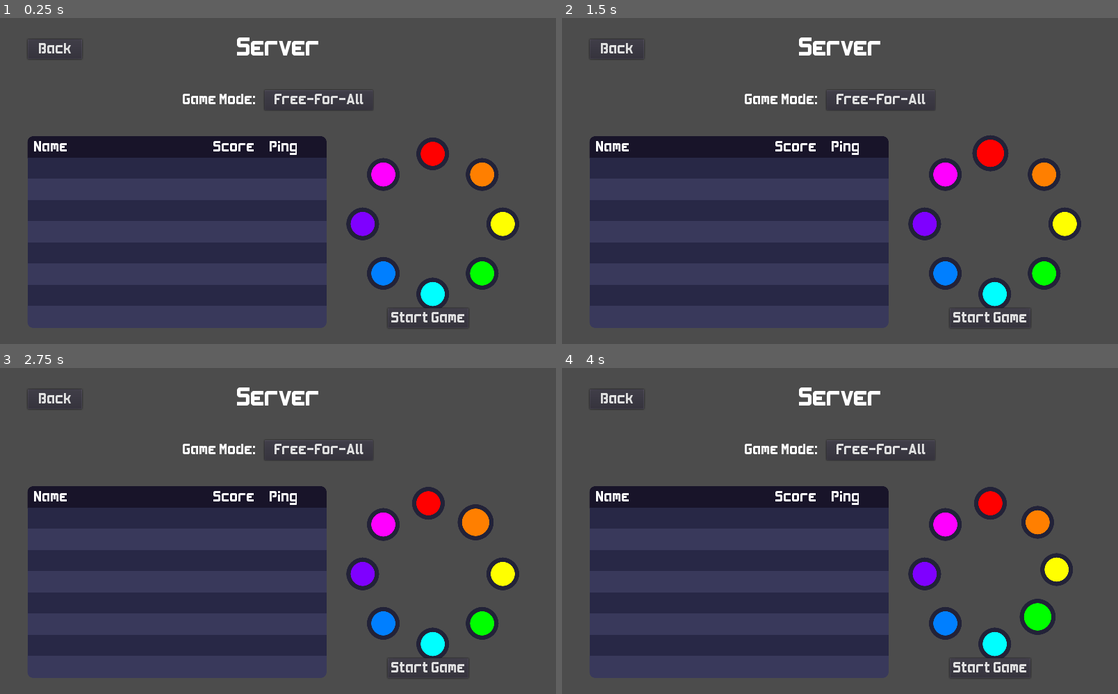
Above: before the commit, frames 1-4 (two rows, left to right).
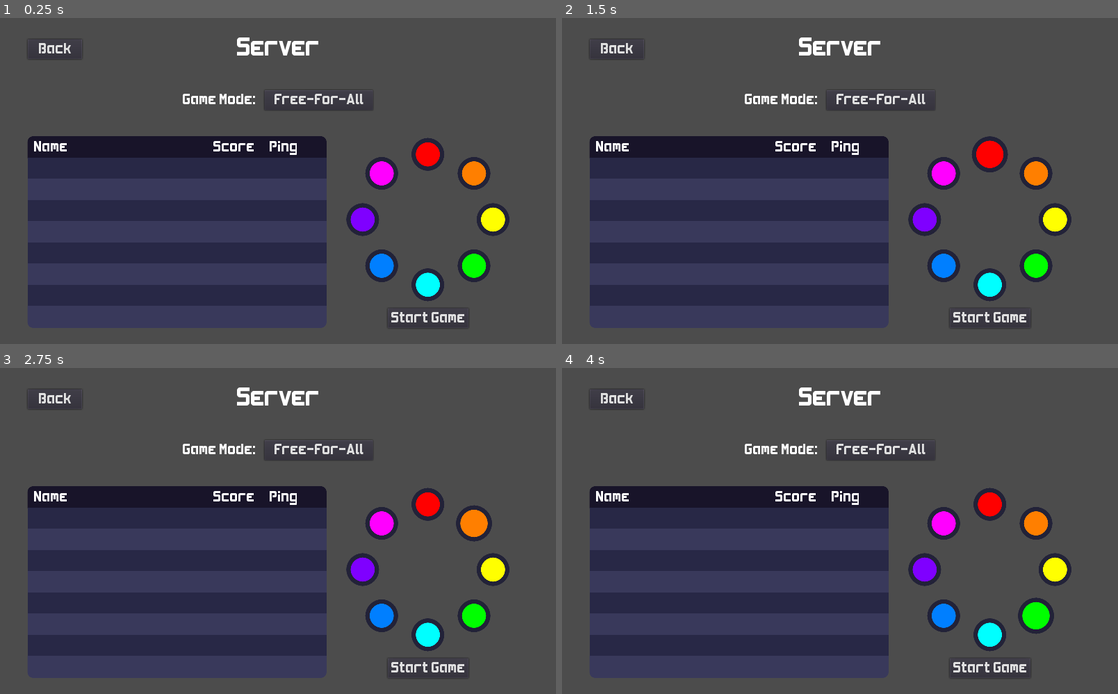
Above: after the commit, the same moments.

Repository: kdreese/godot-3D-shooter-project
Game: Godot game, scene res://src/states/Lobby.tscn
Two runs of this game, one before a commit and one after it. Both use one fixed random seed, a clock stepped at 60 frames per second and the inputs below. This scene is started directly instead of the project's main scene.
Inputs (mouse positions are in pixels of both pictures, inside the frame that each line leads up to):
- Up to frame 1 (0.25 s): no input
- Up to frame 2 (1.5 s): click (995, 154) at 0.52 s; click (990, 154) at 1.27 s
- Up to frame 3 (2.75 s): click (483, 524) at 2.02 s
- Up to frame 4 (4 s): click (1062, 573) at 2.77 s; click (1045, 622) at 3.52 s

The runs differ from the first frame. In frame 1, 3.1% of the frame differs, in the area x 62-94%, y 36-89%; in frame 2, 2.9%; in frame 3, 2.6%; in frame 4, 1.8%.

Commit message:
Refactor the color button circles to be more consistent

Diff:
--- a/project.godot
+++ b/project.godot
@@ -9,7 +9,7 @@
 config_version=4
 
 _global_script_classes=[ {
-"base": "Button",
+"base": "CenterContainer",
 "class": "ColorButton",
 "language": "GDScript",
 "path": "res://src/objects/ColorButton.gd"
--- a/src/objects/ColorButton.gd
+++ b/src/objects/ColorButton.gd
@@ -1,4 +1,4 @@
-extends Button
+extends CenterContainer
 class_name ColorButton
 
 
@@ -7,47 +7,41 @@
 const HOVER_SCALE: float = 1.1
 const PRESSED_SCALE: float = 1.05
 
+onready var button: Button = $"%Button"
+
+var color: Color
+
 
 # A default stylebox for color buttons.
 var stylebox: StyleBox = preload("res://resources/ui_themes/ColorButtonStylebox.tres")
-# The angle for this button from vertical.
-var angle: float = 0.0
 
 
 # Connect signals to set button size.
 func _ready() -> void:
-	connect("mouse_entered", self, "set_size_info", [HOVER_SCALE])
-	connect("mouse_exited", self, "set_size_info", [1.0])
+	button.connect("mouse_entered", self, "set_button_size", [HOVER_SCALE])
+	button.connect("mouse_exited", self, "set_button_size", [1.0])
+
+	var new_stylebox := stylebox.duplicate()
+	new_stylebox.bg_color = color
+	button.add_stylebox_override("normal", new_stylebox)
+	button.add_stylebox_override("focus", new_stylebox)
+	button.add_stylebox_override("pressed", new_stylebox)
+	button.add_stylebox_override("hover", new_stylebox)
+	var disabled_stylebox := stylebox.duplicate()
+	disabled_stylebox.bg_color = color.darkened(0.666) # 😈
+	button.add_stylebox_override("disabled", disabled_stylebox)
+	set_button_size(1.0)
 
 
-# Set the initial color of the button.
+# Sets the color of this button. Make sure this function is called BEFORE _ready
 # :param color: The color of this button (when not disabled)
-# :param angle: The angle from vertical to this button within the button circle.
-func init(color: Color, init_angle: float) -> void:
-	angle = init_angle
-	var new_stylebox := stylebox.duplicate()
-	new_stylebox.bg_color = color
-	add_stylebox_override("normal", new_stylebox)
-	add_stylebox_override("focus", new_stylebox)
-	add_stylebox_override("pressed", new_stylebox)
-	add_stylebox_override("hover", new_stylebox)
-	var disabled_stylebox := stylebox.duplicate()
-	disabled_stylebox.bg_color = color.darkened(0.666) # 😈
-	add_stylebox_override("disabled", disabled_stylebox)
-	set_size_info(1.0)
+func set_button_color(new_color: Color) -> void:
+	color = new_color
 
 
 # Set the scale of the button, while preserving the center position.
 # :param scale: The scale to set this button to.
-func set_size_info(scale: float) -> void:
-	var true_scale := 1.0 if disabled else scale
-	# Get the position of the center of the button circle.
-	var button_circle := get_parent() as Control
-	var circle_center_position := button_circle.rect_global_position + 0.5 * button_circle.rect_size
-	# The radius of the circle should be slightly less than half the maximum allowed by the rectangle
-	var min_rect_dimension := min(button_circle.rect_size.x, button_circle.rect_size.y)
-	var circle_radius := 0.5 * BUTTON_CIRCLE_RADIUS_SCALE * min_rect_dimension
-	# The center position of the button
-	var button_center_position := circle_center_position + circle_radius * Vector2(sin(angle), -cos(angle))
-	rect_size = 2 * BUTTON_RADIUS * true_scale * Vector2(1.0, 1.0)
-	rect_global_position = button_center_position - BUTTON_RADIUS * true_scale * Vector2(1.0, 1.0)
+func set_button_size(scale: float) -> void:
+	var true_scale := 1.0 if button.disabled else scale
+	button.rect_min_size = 2.0 * BUTTON_RADIUS * true_scale * Vector2.ONE
+	print("Setting button size: %.2f" % scale)
--- a/src/objects/ColorButton.tscn
+++ b/src/objects/ColorButton.tscn
@@ -2,10 +2,20 @@
 
 [ext_resource path="res://src/objects/ColorButton.gd" type="Script" id=2]
 
-[node name="ColorButton" type="Button"]
-margin_left = -50.0
-margin_top = -50.0
-margin_right = 50.0
-margin_bottom = 50.0
-rect_min_size = Vector2( 100, 100 )
+[node name="ColorButton" type="CenterContainer"]
+margin_left = -70.0
+margin_top = -70.0
+margin_right = 70.0
+margin_bottom = 70.0
+rect_min_size = Vector2( 140, 140 )
+mouse_filter = 2
+size_flags_horizontal = 5
+size_flags_vertical = 5
 script = ExtResource( 2 )
+
+[node name="Button" type="Button" parent="."]
+unique_name_in_owner = true
+margin_left = 64.0
+margin_top = 51.0
+margin_right = 76.0
+margin_bottom = 89.0
--- a/src/states/Lobby.gd
+++ b/src/states/Lobby.gd
@@ -175,12 +175,13 @@
 func generate_button_grid() -> void:
 	for angle_idx in range(len(COLORS)):
 		var angle := (2 * PI / len(COLORS)) * angle_idx
-		var button := ColorButton.new()
+		var button := preload("res://src/objects/ColorButton.tscn").instance() as ColorButton
+		button.set_button_color(COLORS[angle_idx])
 		button_circle.add_child(button)
+		button.rect_position = Vector2(BUTTON_CIRCLE_RADIUS, 0).rotated(angle - PI/2) - button.rect_min_size / 2.0
 		# Set the properties (name, text, color)
 		button.name = str(angle_idx)
-		button.init(COLORS[angle_idx], angle)
-		var error := button.connect("button_down", self, "on_color_button_press", [angle_idx])
+		var error := button.get_node("Button").connect("button_down", self, "on_color_button_press", [angle_idx])
 		assert(not error)
 
 
@@ -216,15 +217,15 @@
 func update_buttons() -> void:
 	if not Multiplayer.dedicated_server:
 		for idx in range(len(COLORS)):
-			var button := button_circle.get_node(str(idx)) as Button
+			var button := button_circle.get_node(str(idx)) as ColorButton
 			# Do not allow multiple people to select the same color in free-for-all mode.
 			if Multiplayer.game_mode == Multiplayer.GameMode.FFA:
-				button.disabled = (idx in chosen_colors.values())
+				button.get_node("Button").disabled = (idx in chosen_colors.values())
 			else:
-				button.disabled = false
+				button.get_node("Button").disabled = false
 			# If we are not selecting a button (e.g. after a mode change), clear focus for all buttons.
 			if not (Multiplayer.get_player_id() in chosen_colors):
-				button.focus_mode = Control.FOCUS_NONE
+				button.get_node("Button").focus_mode = Control.FOCUS_NONE
 	var all_players_selected := true
 	var selected_colors := []
 	for player_id in Multiplayer.player_info:
--- a/src/states/Lobby.tscn
+++ b/src/states/Lobby.tscn
@@ -370,7 +370,7 @@
 size_flags_horizontal = 3
 custom_constants/separation = 10
 
-[node name="ButtonCircleContainer" type="AspectRatioContainer" parent="VBoxContainer/HBoxContainer3/VBoxContainer"]
+[node name="ButtonCircleContainer" type="CenterContainer" parent="VBoxContainer/HBoxContainer3/VBoxContainer"]
 margin_right = 367.0
 margin_bottom = 322.0
 size_flags_horizontal = 3
@@ -378,11 +378,12 @@
 
 [node name="ButtonCircle" type="Control" parent="VBoxContainer/HBoxContainer3/VBoxContainer/ButtonCircleContainer"]
 unique_name_in_owner = true
-margin_left = 22.5
-margin_right = 344.5
-margin_bottom = 322.0
-size_flags_horizontal = 3
-size_flags_vertical = 3
+margin_left = 183.0
+margin_top = 161.0
+margin_right = 183.0
+margin_bottom = 161.0
+size_flags_horizontal = 5
+size_flags_vertical = 5
 
 [node name="ColorPlayerLabel" type="Label" parent="VBoxContainer/HBoxContainer3/VBoxContainer/ButtonCircleContainer/ButtonCircle"]
 anchor_right = 1.0
